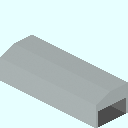
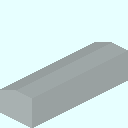
Layered file, before and after one edit (128px x 128px). Changes by layer:
showed group "W" (6 layers) over [left=0, top=35, right=128, bottom=128]
showed group "N" (5 layers) over [left=0, top=35, right=128, bottom=128]
showed group "E" (8 layers) over [left=0, top=35, right=128, bottom=128]
added layer "Edge #1" in group "E" over [left=18, top=44, right=128, bottom=105]
painted on "Wall #1" over [left=1, top=44, right=128, bottom=105]
hid "Color" over [left=0, top=35, right=128, bottom=128]
added layer "Edge" in group "S" over [left=0, top=44, right=110, bottom=105]
painted on "Wall" over [left=0, top=44, right=127, bottom=105]
